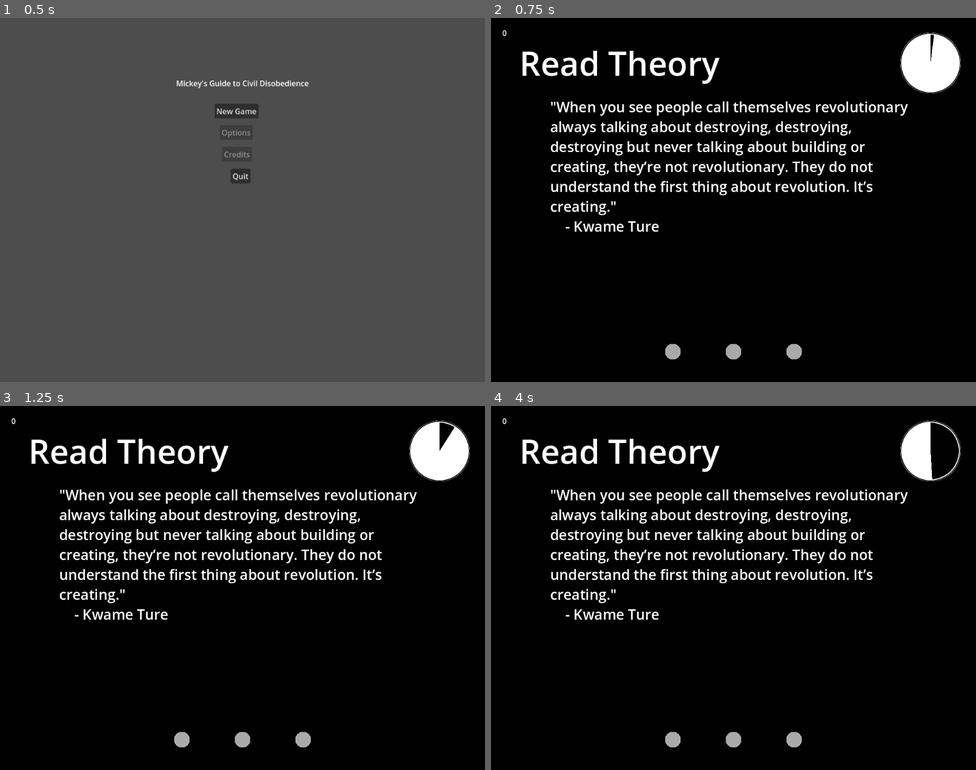
Above: before the commit, frames 1-4 (two rows, left to right).
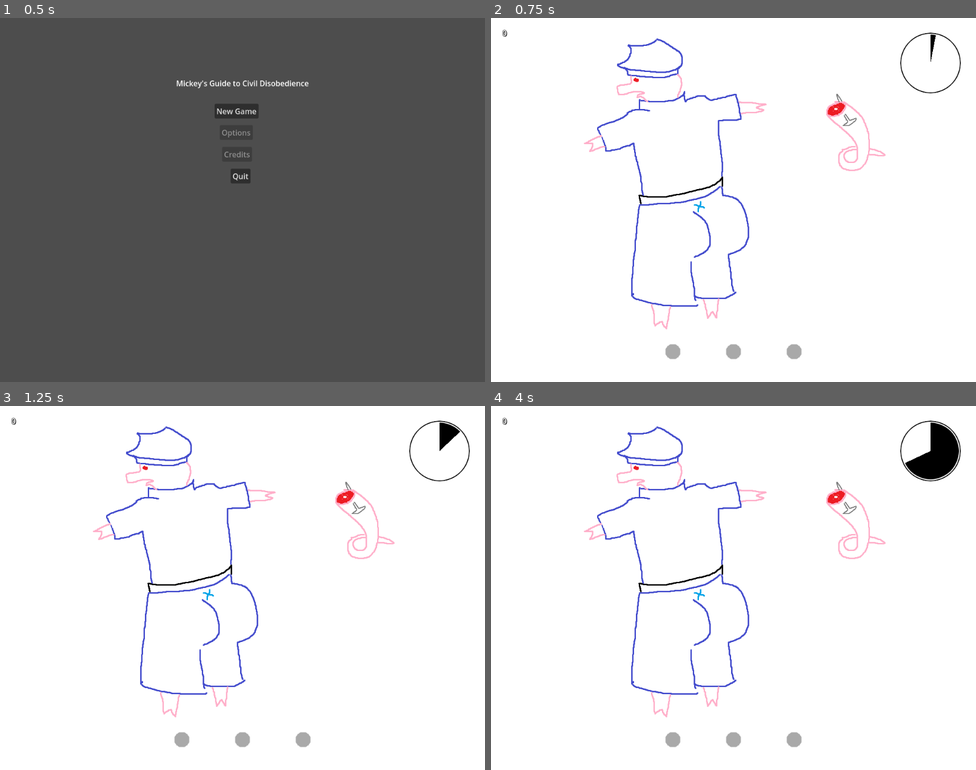
Above: after the commit, the same moments.

Repository: quixoticdicker/Mickey
Game: Godot game, scene res://Scenes/MainMenu.tscn
The game is run twice, just before and just after one commit, with the same random seed, the same clock (stepped at 60 frames per second) and the same inputs.
Inputs (mouse positions are in pixels of both pictures, inside the frame that each line leads up to):
- Up to frame 1 (0.5 s): no input
- Up to frame 2 (0.75 s): click "New Game" at 0.5 s
- Up to frame 3 (1.25 s): no input
- Up to frame 4 (4 s): move the mouse to (840, 569) at 1.27 s; click (840, 569) at 1.35 s; move the mouse to (636, 606) at 2.02 s; click (636, 606) at 2.1 s; move the mouse to (782, 507) at 2.77 s; click (782, 507) at 2.85 s; move the mouse to (709, 660) at 3.52 s; click (709, 660) at 3.6 s

Frame 1 is identical in both runs. In frame 2, 95% of the frame differs, in the area x 0-100%, y 0-100%; in frame 3, 95%; in frame 4, 96%.

Commit message:
add interogation scene

Diff:
--- a/GameRunner.gd
+++ b/GameRunner.gd
@@ -13,7 +13,8 @@
 var minigames = [
 	preload("res://Scenes/PinTheTail.tscn"),
 	preload("res://Scenes/PunchNazis.tscn"),
-	preload("res://Scenes/ReadTheory.tscn")
+	preload("res://Scenes/ReadTheory.tscn"),
+	preload("res://Scenes/Interogation.tscn")
 ]
 var last_played : PackedScene
 var recently_played = []
--- /dev/null
+++ b/Interogation.gd
@@ -0,0 +1,46 @@
+extends Node2D
+
+# time in seconds before the scene is killed
+@export var max_time = 4.0
+@export var parent_game : Node2D = null
+var score_set = false
+var time : float = 1.0
+
+var pointer_cursor = load("res://Assets/Cursor/Pointer.png")
+
+func _on_correct_button_pressed():
+	set_score(true)
+
+func _on_wrong_button_pressed():
+	set_score(false)
+
+func _ready():
+	time = max_time
+
+	Input.set_custom_mouse_cursor(pointer_cursor, Input.CURSOR_ARROW, Vector2(48, 0))
+
+func _process(delta):
+	time -= delta
+	if parent_game != null:
+		parent_game.update_time(time)
+	if time <= 0.0:
+		set_score(set_score(false))
+		if parent_game == null:
+			get_tree().quit()
+
+func get_max_time():
+	return max_time
+
+func set_parent(game_runner):
+	parent_game = game_runner
+
+func set_score(was_correct_button):
+	if not score_set:
+		score_set = true
+
+		if parent_game != null:
+			if was_correct_button:
+				var time_mult = time / max_time
+				parent_game.add_score(100 * time_mult)
+			else:
+				parent_game.add_score(0)
--- /dev/null
+++ b/Scenes/Interogation.tscn
@@ -0,0 +1,45 @@
+[gd_scene load_steps=3 format=3 uid="uid://b8fnoq8o20ndd"]
+
+[ext_resource type="Script" path="res://Interogation.gd" id="1_inr2e"]
+[ext_resource type="Texture2D" uid="uid://dfee1uv8nh4lr" path="res://Assets/PoliceStation.png" id="2_8gogu"]
+
+[node name="Node2D" type="Node2D"]
+script = ExtResource("1_inr2e")
+
+[node name="PoliceStation" type="Sprite2D" parent="."]
+texture = ExtResource("2_8gogu")
+centered = false
+
+[node name="OnlyButton" type="Button" parent="."]
+offset_left = 84.0
+offset_top = 91.0
+offset_right = 182.0
+offset_bottom = 122.0
+text = "I was only...
+"
+
+[node name="DidntKnowButton" type="Button" parent="."]
+offset_left = 76.0
+offset_top = 134.0
+offset_right = 198.0
+offset_bottom = 165.0
+text = "I didn't know..."
+
+[node name="SilentButton" type="Button" parent="."]
+offset_left = 28.0
+offset_top = 178.0
+offset_right = 254.0
+offset_bottom = 209.0
+text = "Stay silent / Ask for a lawyer"
+
+[node name="SorryButton" type="Button" parent="."]
+offset_left = 93.0
+offset_top = 224.0
+offset_right = 183.0
+offset_bottom = 255.0
+text = "I'm sorry..."
+
+[connection signal="pressed" from="OnlyButton" to="." method="_on_wrong_button_pressed"]
+[connection signal="pressed" from="DidntKnowButton" to="." method="_on_wrong_button_pressed"]
+[connection signal="pressed" from="SilentButton" to="." method="_on_correct_button_pressed"]
+[connection signal="pressed" from="SorryButton" to="." method="_on_wrong_button_pressed"]
--- a/Scenes/PinTheTail.gd
+++ b/Scenes/PinTheTail.gd
@@ -31,7 +31,7 @@
 func set_score(score_mult):
 	if not score_set:
 		score_set = true
-		var time_mult = time / 5.0
+		var time_mult = time / max_time
 		var score = 100 * time_mult * score_mult
 		print("Score: %d" % score)
 
Binary file added: Assets/PoliceStation.png
Not shown, added: Assets/PoliceStation.png.import
